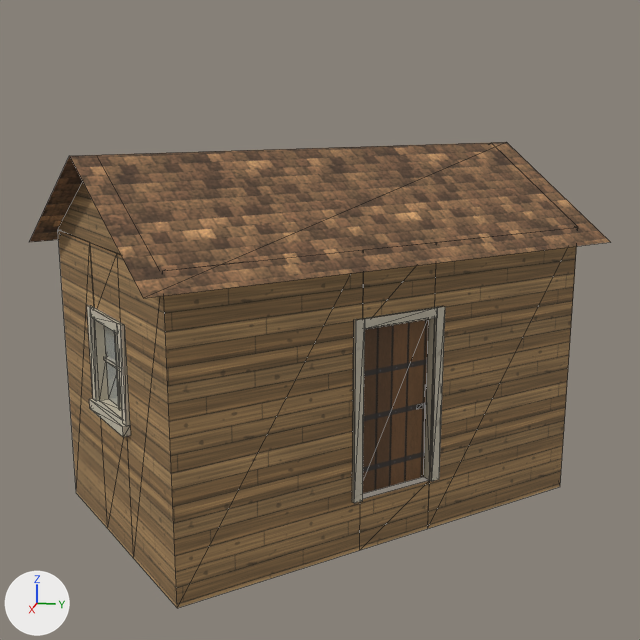
A saved change to the glTF model world/bridgehollow__dyers_walk_local/export/models/buildings/bld_house_086.glb.
Both versions are drawn from a 50 mm camera at (11.43, 2.28, 5.33) aimed at (0.15, 0.03, 2.51). Every picture has the same lights, and +X, +Y and +Z are marked at lower left. The picture after the commit comes second. Mesh edges are drawn as thin lines. Vertices at exactly the same position are counted once.

Objects in the first picture: 'bld_house_086', 'bld_house_086_door1', 'bld_house_086_roof'.
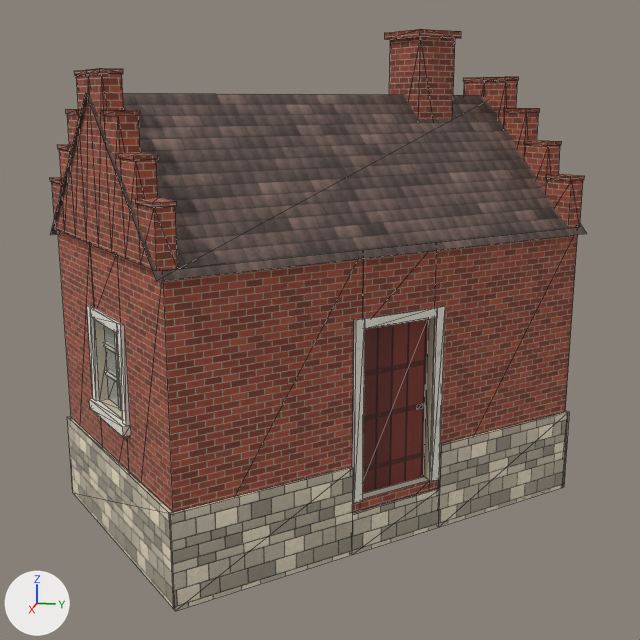
Boxes [x1, y1, x2, y2] around the edits, measured in the pictures (640 x 640 px; the box of a moved part takes in the faces that stretch with it):
'bld_house_086', reshaped: before [58, 228, 577, 608]; after [58, 228, 578, 611]
'bld_house_086_roof', reshaped (8% narrower, 61% taller): before [29, 142, 610, 298]; after [50, 29, 587, 281]
part 1 of me_bld_house_086, moved or reshaped: [114, 332, 122, 410] in both
part 2 of me_bld_house_086, moved or reshaped: before [104, 356, 120, 371]; after [105, 370, 120, 385]
part 3 of me_bld_house_086, moved or reshaped (not visible before): after [103, 342, 119, 356]
part 4 of me_bld_house_086, added: after [67, 410, 570, 611]
part 5 of me_bld_house_086, recoloured: before [58, 228, 577, 608]; after [58, 228, 578, 512]
part 6 of me_bld_house_086, recoloured: [87, 305, 445, 503] in both
part 7 of me_bld_house_086_roof, rebuilt (8% narrower, 20% taller): before [29, 142, 610, 298]; after [50, 93, 587, 281]
part 8 of me_bld_house_086_roof, built on (brown): after [385, 29, 584, 228]
part 9 of me_bld_house_086_roof, built on (brown): after [50, 68, 178, 271]
part 10 of me_bld_house_086_roof, recoloured (brown): before [58, 182, 121, 255]

The change, as a diff of the scene's bpy script:
```diff
--- a/world/bridgehollow__dyers_walk_local/export/models/buildings/bld_house_086.glb.py
+++ b/world/bridgehollow__dyers_walk_local/export/models/buildings/bld_house_086.glb.py
@@ mat_mat_s_brick_9b4a36 @@
+mat_mat_s_brick_9b4a36 = bpy.data.materials.new('mat_s_brick_9b4a36')
+# uses the picture img_mat_s_brick_9b4a36
+# uses the picture img_mat_s_brick_9b4a36_n
@@ mat_mat_s_tint_red_tile_5b4a44 @@
+mat_mat_s_tint_red_tile_5b4a44 = bpy.data.materials.new('mat_s_tint_red_tile_5b4a44')
+# uses the picture img_mat_s_tint_red_tile_5b4a44
+# uses the picture img_mat_s_tint_red_tile_5b4a44_mr
+# uses the picture img_mat_s_tint_red_tile_5b4a44_n
@@ mat_mat_s_brick_8d4332 @@
+mat_mat_s_brick_8d4332 = bpy.data.materials.new('mat_s_brick_8d4332')
+# uses the picture img_mat_s_brick_8d4332
+# uses the picture img_mat_s_brick_8d4332_n
@@ mat_mat_s_beam_d8d0b8 @@
+mat_mat_s_beam_d8d0b8 = bpy.data.materials.new('mat_s_beam_d8d0b8')
+# uses the picture img_mat_s_beam_d8d0b8
+# uses the picture img_mat_s_beam_d8d0b8_n
@@ mat_mat_s_tint_trim_efe9dc @@
+mat_mat_s_tint_trim_efe9dc = bpy.data.materials.new('mat_s_tint_trim_efe9dc')
+# uses the picture img_mat_s_tint_trim_efe9dc
+# uses the picture img_mat_s_tint_trim_efe9dc_n
@@ mat_mat_s_tint_wall_stone_b4ab98 @@
+mat_mat_s_tint_wall_stone_b4ab98 = bpy.data.materials.new('mat_s_tint_wall_stone_b4ab98')
+# uses the picture img_mat_s_tint_wall_stone_b4ab98
+# uses the picture img_mat_s_tint_wall_stone_b4ab98_n
@@ me_bld_house_086 @@
-me_bld_house_086.from_pydata(...)  # 312 vertices, 414 faces; spans x -3.28..3.28, y -3.34..3.34, z 0.0..3.72
+me_bld_house_086.from_pydata(...)  # 384 vertices, 510 faces; spans x -3.34..3.34, y -3.4..3.4, z 0.0..3.72
+# me_bld_house_086 part 1: the loose piece of 8 vertices spanning x 1.91..1.98, y -2.09..-2.02, z 1.74..2.8 is scaled about its middle by (-1.21, 1.17, 1), in mat_mat_s_beam_d8d0b8
+# me_bld_house_086 part 2: the loose piece of 8 vertices spanning x 1.6..2.3, y -2.39..-1.71, z 2.25..2.29 is moved by (0.0, 0.0, -0.18), in mat_mat_s_beam_d8d0b8
+# me_bld_house_086 part 3: the loose piece of 8 vertices spanning x -2.3..-1.6, y 1.71..2.39, z 2.25..2.29 is scaled about its middle by (-0.999, -0.999, 1.4), then moved by (3.9, -4.1, 0.18), in mat_mat_s_beam_d8d0b8
+# me_bld_house_086 part 4: 40 vertices added at x -3.34..3.34, y -3.4..3.4, z 0.0..1.13
+# me_bld_house_086 part 5: 30 faces spanning x -3.28..3.28, y -3.34..3.34, z 0.0..3.72 switch from mat_mat_plank to mat_mat_s_brick_9b4a36
+# me_bld_house_086 part 6: 154 faces spanning x -2.57..2.51, y -2.6..2.6, z 0.67..2.93 switch from mat_mat_trim to mat_mat_s_tint_trim_efe9dc
+# other edits to the shape of me_bld_house_086 do not show in these pictures
 me_bld_house_086.materials.append(mat_mat_glass)
 me_bld_house_086.materials.append(mat_mat_plaster)
+me_bld_house_086.materials.append(mat_mat_s_beam_d8d0b8)
+me_bld_house_086.materials.append(mat_mat_s_tint_wall_stone_b4ab98)
@@ me_bld_house_086_roof @@
-me_bld_house_086_roof.from_pydata(...)  # 88 vertices, 94 faces; spans x -3.72..3.72, y -3.77..3.77, z 3.35..4.76
+me_bld_house_086_roof.from_pydata(...)  # 320 vertices, 428 faces; spans x -3.41..3.41, y -3.45..3.45, z 3.35..6.25
+# me_bld_house_086_roof part 7: the loose piece of 6 vertices spanning x -3.72..3.72, y -3.77..3.77, z 3.54..4.76 is rebuilt with 6 vertices and now spans x -3.41..3.41, y -3.45..3.45, z 3.64..5.43, in mat_mat_s_tint_red_tile_5b4a44
+# me_bld_house_086_roof part 8: 1 vertex moved from x -2.04, y 2.14, z 4.76 to x -2.04, y 2.14, z 5.43; 124 vertices added at x -3.33..-0.6, y 0.66..3.38, z 3.72..6.25
+# me_bld_house_086_roof part 9: 1 vertex moved from x 2.04, y -2.14, z 4.76 to x 2.04, y -2.14, z 5.43; 108 vertices added at x 0.64..3.33, y -3.38..-0.8, z 3.72..5.68
+# me_bld_house_086_roof part 10: 2 faces spanning x -3.29..3.29, y -3.34..3.34, z 3.72..5.43 switch from mat_mat_plank to mat_mat_s_brick_9b4a36
 me_bld_house_086_roof.materials.append(mat_mat_ceiling)
 me_bld_house_086_roof.materials.append(mat_mat_joist)
-me_bld_house_086_roof.materials.append(mat_mat_shingle)
+me_bld_house_086_roof.materials.append(mat_mat_s_brick_8d4332)
+me_bld_house_086_roof.materials.append(mat_mat_s_tint_red_tile_5b4a44)
```
